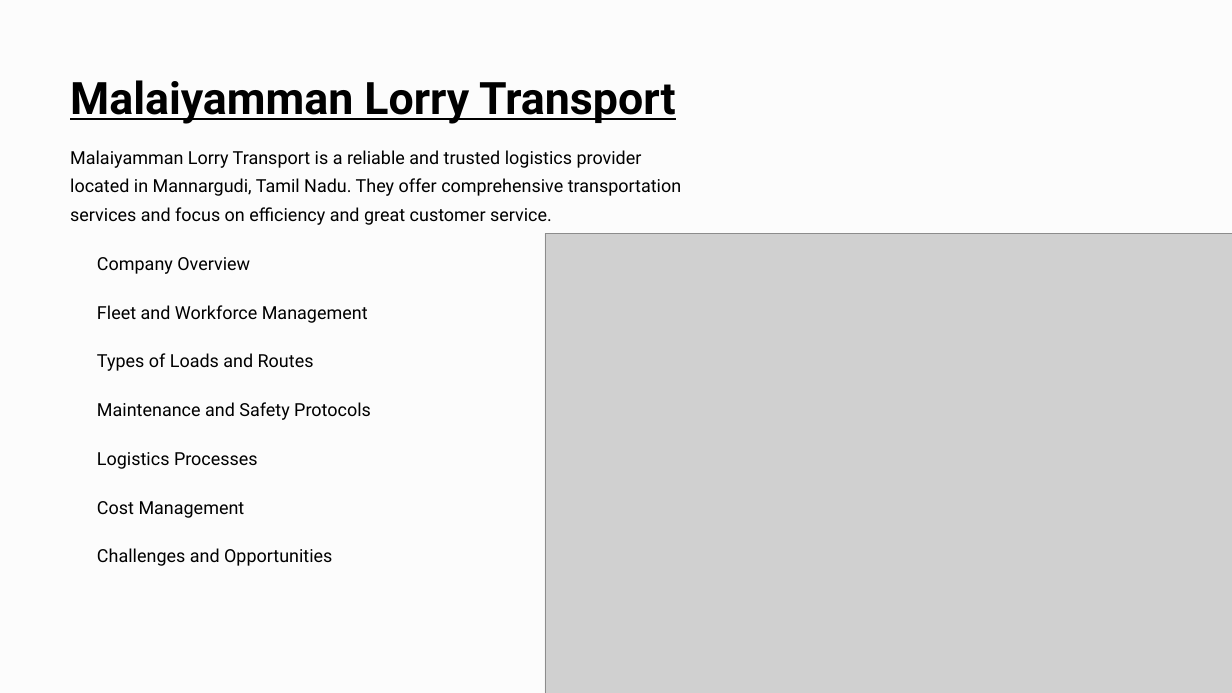
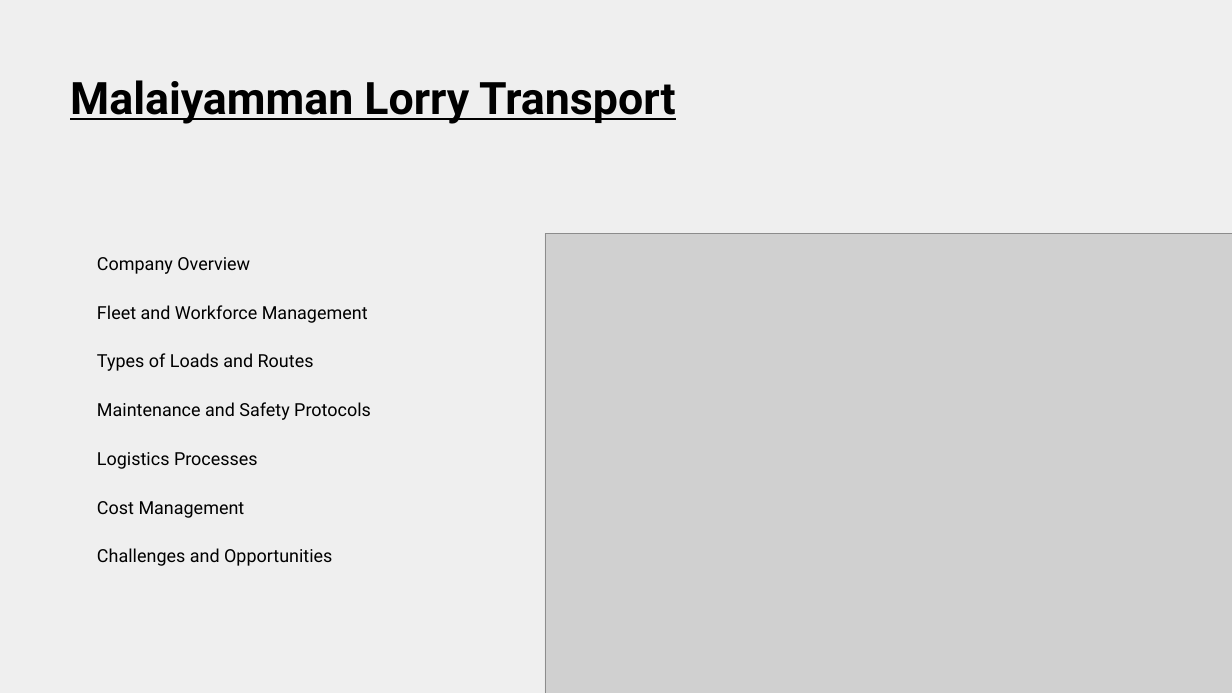
Before and after one commit to Jeffi10/mern1, a slide deck: slide 2 of Malaiyamman-Lorry-Transport.pptx. Drawn at 1232x693 pixels with LibreOffice and Linux fonts; fonts in the diff are those of the drawing; grey boxes stand for pictures; background and template pictures are left out. Boxes give left, top, right and bottom in pixels: in the first picture for what was removed or moved away, otherwise in the second. Text is boxed around its words. In the diff, an @@ line names an element or a change of style, - is before the commit and + after.

```diff
--- a/Malaiyamman-Lorry-Transport.pptx
+++ b/Malaiyamman-Lorry-Transport.pptx
@@ rectangle at (0,0,1232,693): fill #FCFCFC to #EFEFEF @@
@@ text removed at (70,150,682,225) @@
-Malaiyamman Lorry Transport is a reliable and trusted logistics provider located in Mannargudi, Tamil Nadu. They offer comprehensive transportation services and focus on efficiency and great customer service.
```
